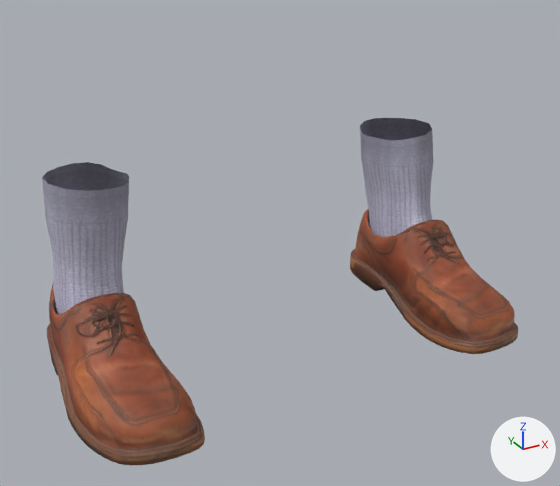
A saved change to the glTF model app/assets/humans/male/shoes01.glb.
Camera for both pictures: a 50 mm camera at (-0.374, -0.738, 0.457) aimed at (-0.015, -0.085, 0.131). Lighting does not change. The marker at lower right points along +X, +Y and +Z. The picture after the commit comes second. Vertices at exactly the same position are counted once.

The scene before the commit, as lines of its bpy script (objects in view):
```python
me_shoes01 = bpy.data.meshes.new('shoes01')
me_shoes01.from_pydata(...)  # 1722 vertices, 3320 faces; spans x -0.255..0.255, y -0.212..0.058, z -0.003..0.211
me_shoes01.materials.append(mat_human_shoes01)
ob_part_shoes01 = bpy.data.objects.new('part_shoes01', me_shoes01)
ob_part_shoes01.location = (0.0, 0.0, 0.0)
```
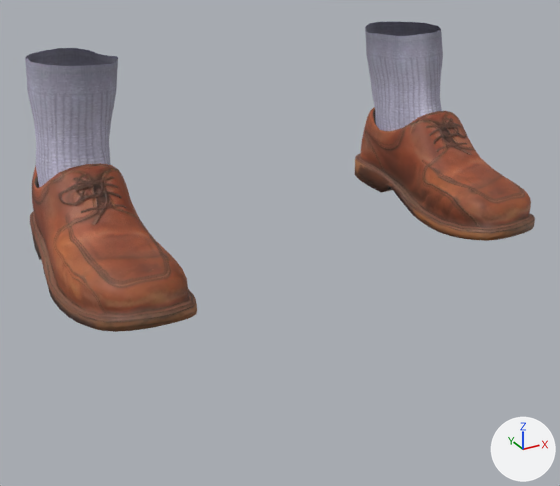
The newer file adds a shape key; the second version is drawn at full value of the shape key 'legs_short' of 'part_shoes01', and the change is written as the vertex moves it makes.

Where the change shows, as pixel boxes [x1, y1, x2, y2] in the pictures (560 x 486 px; the box of a moved part takes in the faces that stretch with it):
```json
{"object": "part_shoes01", "change": "reshaped", "before": [42, 118, 518, 465], "after": [25, 22, 535, 332], "on screen": "7% wider, 11% shorter"}
{"part": 1, "of": "me_shoes01", "change": "moved or reshaped", "before": [350, 209, 518, 354], "after": [355, 107, 535, 241]}
{"part": 2, "of": "me_shoes01", "change": "moved or reshaped", "before": [47, 285, 205, 465], "after": [30, 163, 197, 332]}
{"part": 3, "of": "me_shoes01", "change": "moved or reshaped", "before": [360, 118, 433, 237], "after": [365, 22, 443, 131]}
{"part": 4, "of": "me_shoes01", "change": "moved or reshaped", "before": [42, 162, 129, 314], "after": [25, 48, 118, 187]}
```

The change, as JSON lines over the scene's bpy script:
```json
{"block": "me_shoes01", "where": "# used by ob_part_shoes01; location = (0.0, 0.0, 0.0)"}
{"op": "remove", "block": "me_shoes01", "code": "me_shoes01.from_pydata(...)  # 1722 vertices, 3320 faces; spans x -0.255..0.255, y -0.212..0.058, z -0.003..0.211"}
{"op": "add", "block": "me_shoes01", "code": "me_shoes01.from_pydata(...)  # 1722 vertices, 3320 faces; spans x -0.256..0.256, y -0.212..0.058, z 0.131..0.327"}
{"block": "me_shoes01", "change": "me_shoes01 part 1: the loose piece of 717 vertices spanning x 0.147..0.255, y -0.212..0.058, z -0.003..0.105 is moved by (0.001, 0.0, 0.134)"}
{"block": "me_shoes01", "change": "me_shoes01 part 2: the loose piece of 717 vertices spanning x -0.255..-0.147, y -0.212..0.058, z -0.003..0.105 is moved by (-0.001, 0.0, 0.134)"}
{"block": "me_shoes01", "change": "me_shoes01 part 3: 144 of 1722 vertices moved; they spanned x 0.147..0.237, y -0.096..0.043, z 0.039..0.211 and now span x 0.148..0.238, y -0.096..0.043, z 0.173..0.327; mean shift (0.001, 0.0, 0.131); largest move (0.183, -0.094, 0.067) -> (0.184, -0.094, 0.201)"}
{"block": "me_shoes01", "change": "me_shoes01 part 4: 144 of 1722 vertices moved; they spanned x -0.237..-0.147, y -0.096..0.043, z 0.039..0.211 and now span x -0.238..-0.148, y -0.096..0.043, z 0.173..0.327; mean shift (-0.001, 0.0, 0.131); largest move (-0.183, -0.094, 0.067) -> (-0.184, -0.094, 0.201)"}
```
